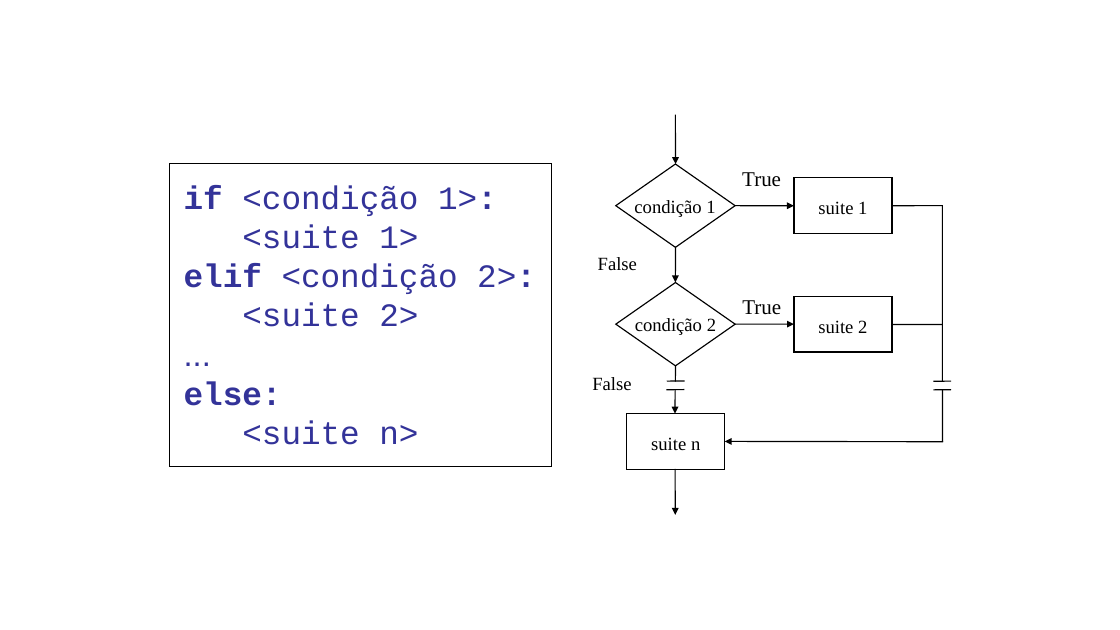
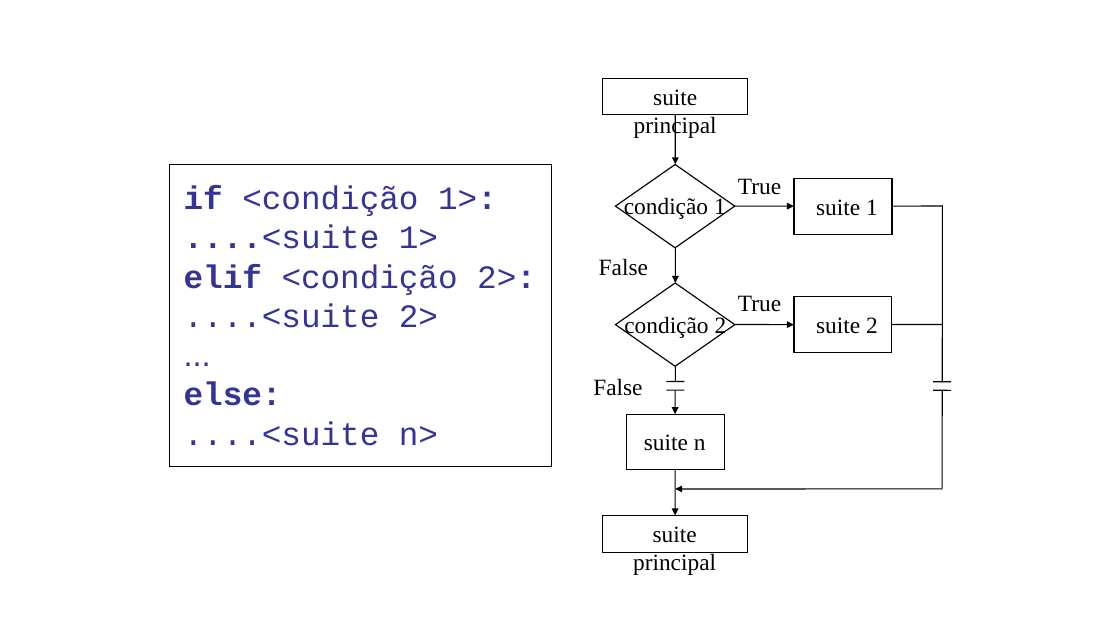
Before and after one commit to psloliveirajr/Introducao_a_Python3, a slide deck: slide 12 of img/imagens.pptx. Drawn at 1120x630 pixels with LibreOffice and Linux fonts; fonts in the diff are those of the drawing. Boxes give left, top, right and bottom in pixels: in the first picture for what was removed or moved away, otherwise in the second. Text is boxed around its words. In the diff, an @@ line names an element or a change of style, - is before the commit and + after.

```diff
--- a/img/imagens.pptx
+++ b/img/imagens.pptx
@@ rectangle added at [603, 78, 748, 115], outline #000000 0.75 pt, 20 pt, text #000000 @@
+suite principal
@@ text "True" at [738, 178, 781, 195]: size 18 to 20 pt; alignment left to centre @@
@@ text at [184, 225, 438, 249]: text changed @@
-<suite 1>
+....<suite 1>
@@ text "False" at [599, 258, 648, 276]: size 16 to 20 pt; alignment left to centre @@
@@ text "True" at [738, 295, 781, 312]: size 18 to 20 pt; alignment left to centre @@
@@ text at [184, 303, 438, 328]: text changed @@
-<suite 2>
+....<suite 2>
@@ size 16 to 20 pt in 5 elements at [624, 315, 727, 339], [624, 196, 726, 220], [644, 434, 706, 451], [816, 199, 878, 216], [816, 317, 878, 334] @@
@@ text "False" at [593, 378, 642, 396]: size 16 to 20 pt; alignment left to centre @@
@@ line moved from (943, 441) - (943, 390) to (943, 488) - (943, 391) @@
@@ text at [184, 421, 438, 446]: text changed @@
-<suite n>
+....<suite n>
@@ arrow moved from (943, 442) - (725, 441) to (943, 489) - (676, 489) @@
@@ rectangle added at [602, 515, 747, 552], outline #000000 0.75 pt, 20 pt, text #000000 @@
+suite principal
```
Also in this commit, not shown: 3 other slides changed, 9 other files.
